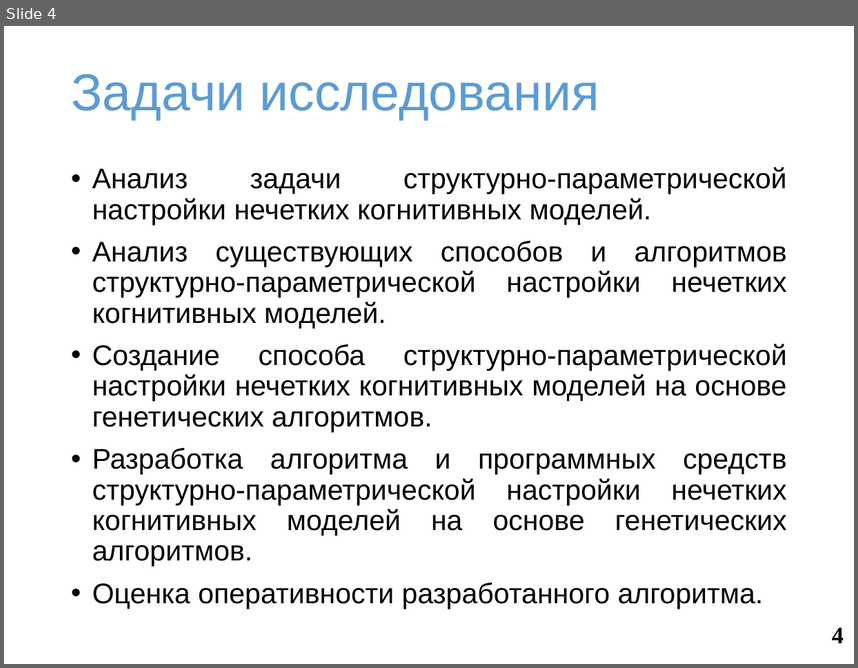
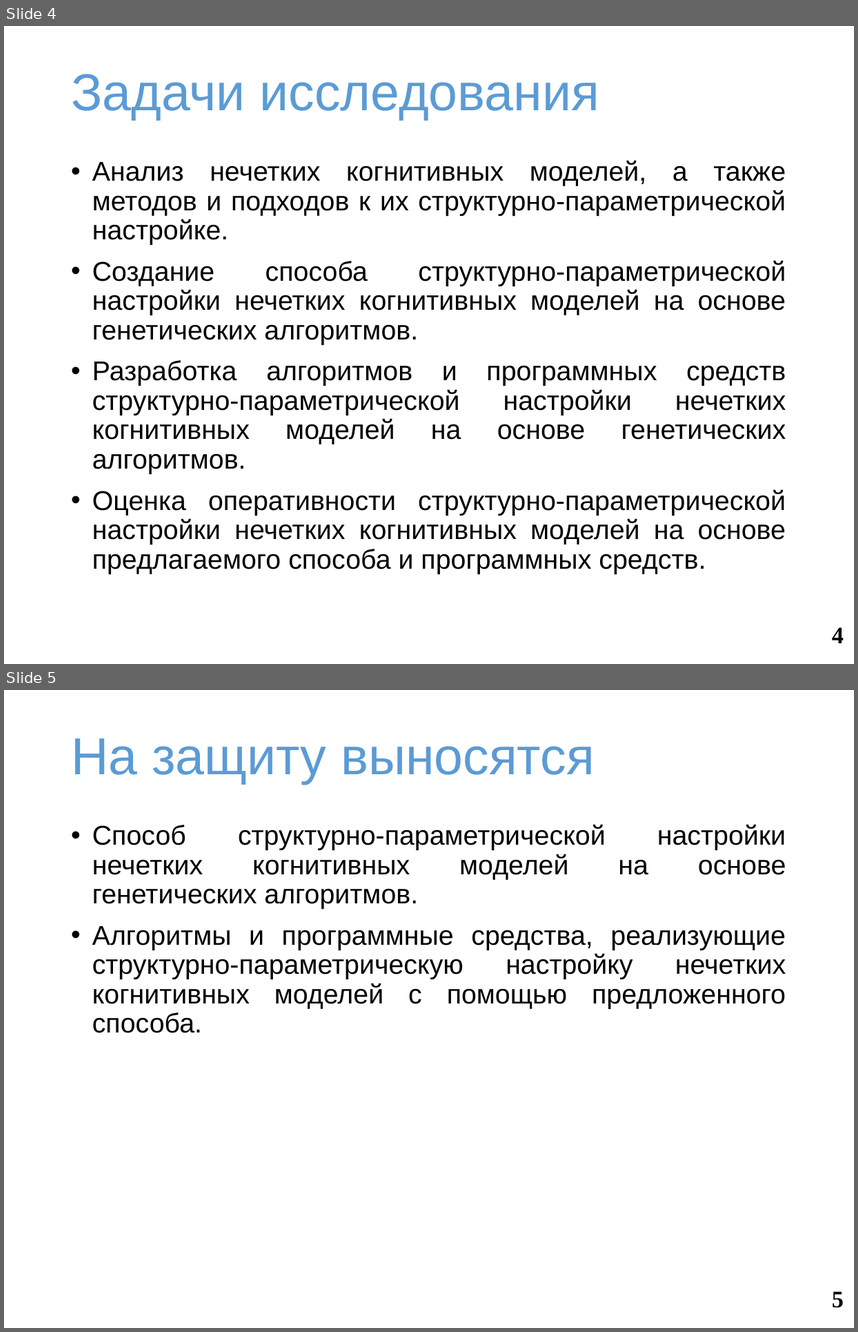
Before and after one commit to SquakR/fuzzy_cognitive_model, a slide deck: docs/presentation.pptx. Shown one above the other, each under a label of ours: slide 4 before the commit, slides 4 and 5 after it. The pictures are 858x668 and 858x1332 pixels, drawn with LibreOffice and Linux fonts; fonts in the diff are those of the drawing; background and template pictures are left out. Boxes give left, top, right and bottom in pixels: in the first picture for what was removed or moved away, otherwise in the second. Text is boxed around its words. In the diff, an @@ line names an element or a change of style, - is before the commit and + after.

```diff
--- a/docs/presentation.pptx
+++ b/docs/presentation.pptx
@@ slide 5 added at <box>4,690,854,1328</box>, background #FFFFFF @@
@@ title added at <box>71,738,595,785</box>, 44 pt, text #5B9BD5 @@
+На защиту выносятся
@@ text added at <box>92,824,786,1033</box>, 23 pt, text #000000 @@
+• Способ структурно-параметрической настройки нечетких когнитивных моделей на основе генетических алгоритмов.
+• Алгоритмы и программные средства, реализующие структурно-параметрическую настройку нечетких когнитивных моделей с помощью предложенного способа.
@@ page number added at <box>832,1291,844,1308</box>, 20 pt, text #000000, bold @@
+5
@@ slide 4 changed as well @@
@@ text "Анализ нечетких когнитивных моделей, а ...": place and size @@
-text "Анализ нечетких когнитивных моделей, а ..." at <box>92,167,787,608</box>
+text "Анализ нечетких когнитивных моделей, а ..." at <box>92,160,786,573</box>
@@ text at <box>92,160,786,245</box>: text changed; size 24 to 23 pt @@
-• Анализ задачи структурно-параметрической настройки нечетких когнитивных моделей.
-• Анализ существующих способов и алгоритмов структурно-параметрической настройки нечетких когнитивных моделей.
+• Анализ нечетких когнитивных моделей, а также методов и подходов к их структурно-параметрической настройке.
@@ text at <box>92,260,786,345</box>: size 24 to 23 pt in "Создание способа структурно-параметрической настройки нечетк ..." @@
@@ text at <box>92,360,786,573</box>: text changed; size 24 to 23 pt @@
-• Разработка алгоритма и программных средств структурно-параметрической настройки нечетких когнитивных моделей на основе генетических алгоритмов.
-• Оценка оперативности разработанного алгоритма.
+• Разработка алгоритмов и программных средств структурно-параметрической настройки нечетких когнитивных моделей на основе генетических алгоритмов.
+• Оценка оперативности структурно-параметрической настройки нечетких когнитивных моделей на основе предлагаемого способа и программных средств.
```
Also in this commit, not shown: 3 other slides changed, 2 other slides added, 2 slides removed.
